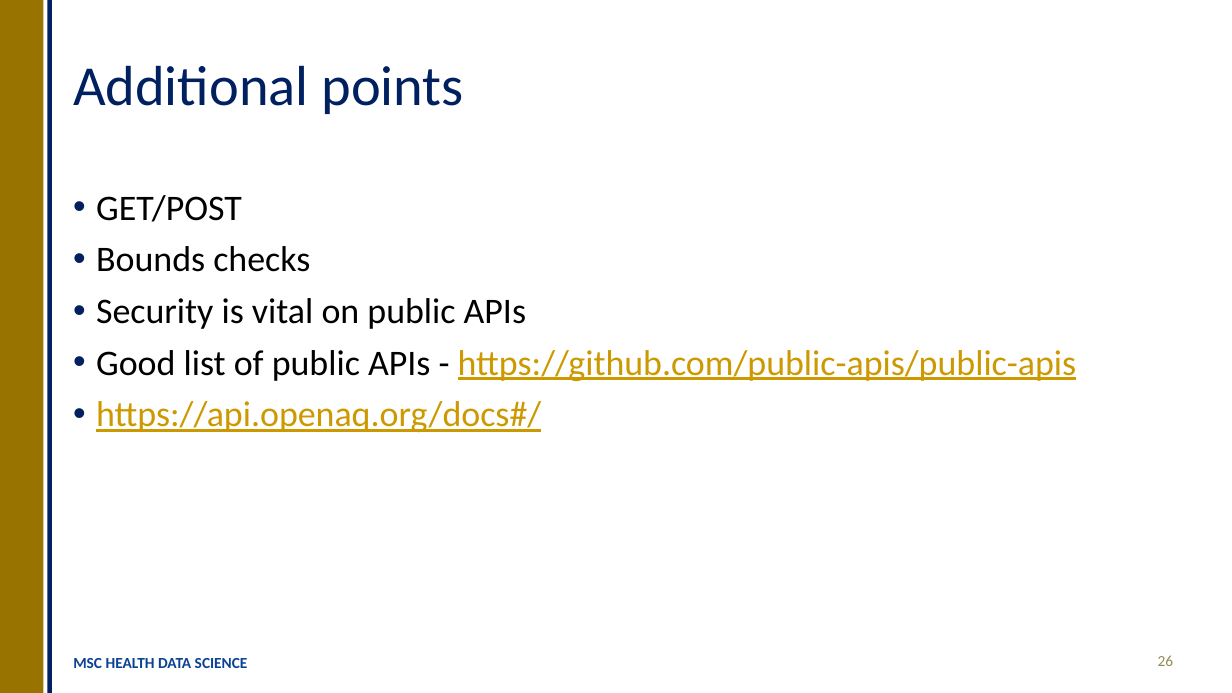
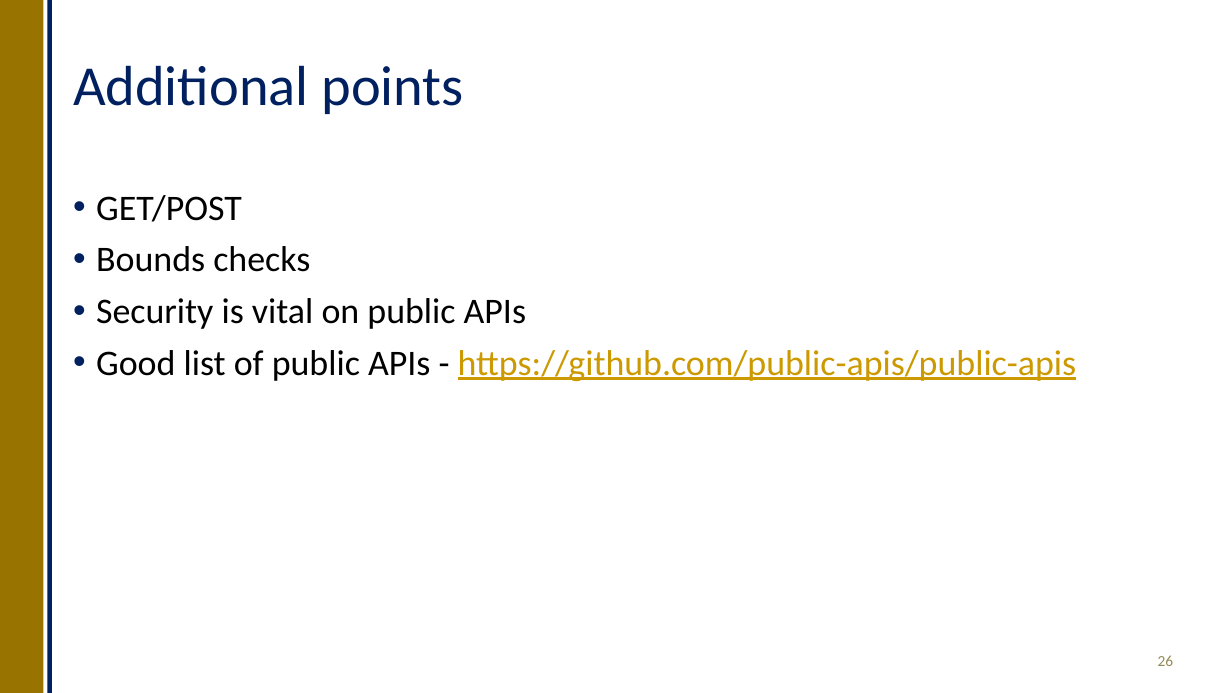
Before and after one commit to OllyButters/HDS-plumber, a slide deck: slide 26 of api_plumber_slides.pptx. Drawn at 1232x693 pixels with LibreOffice and Linux fonts; fonts in the diff are those of the drawing. Boxes give left, top, right and bottom in pixels: in the first picture for what was removed or moved away, otherwise in the second. Text is boxed around its words. In the diff, an @@ line names an element or a change of style, - is before the commit and + after.

```diff
--- a/api_plumber_slides.pptx
+++ b/api_plumber_slides.pptx
@@ text at (96, 401, 541, 432): paragraph removed @@
-• https://api.openaq.org/docs#/
@@ text removed at (73, 658, 248, 668) @@
-MSC HEALTH DATA SCIENCE
```
Also in this commit, not shown: 23 other slides changed, 2 slides added, 2 slides removed, 1 other file.
